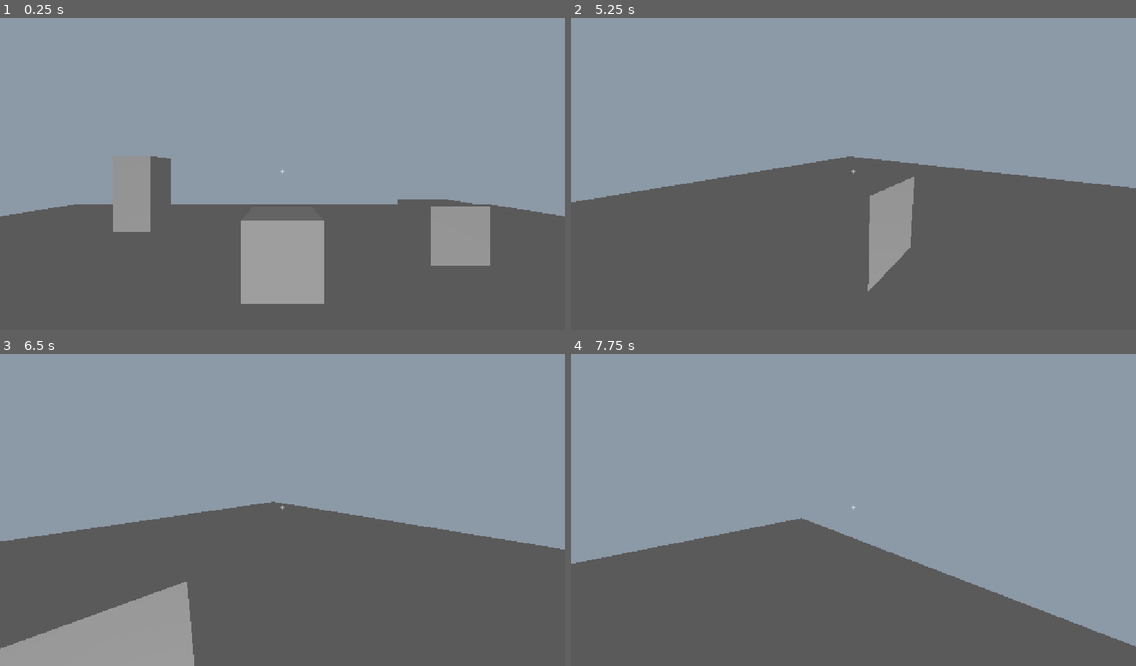
Above: before the commit, frames 1-4 (two rows, left to right).
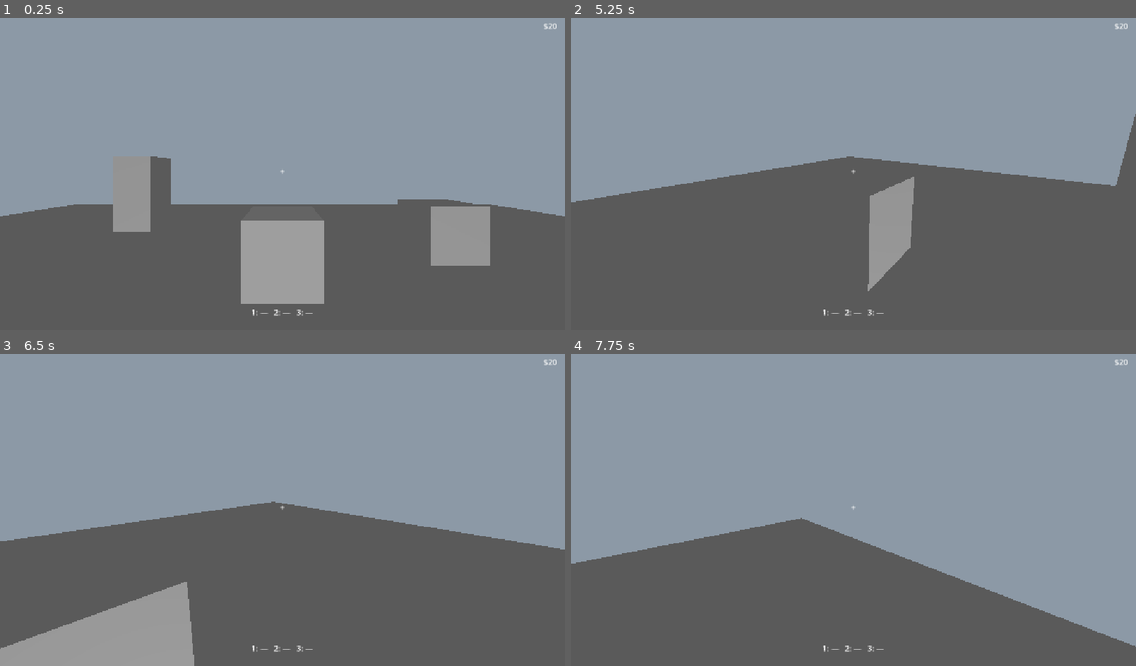
Above: after the commit, the same moments.

Repository: Hykev/game_dev_snacks
Game: Godot game, scene res://scenes/world/test_room.tscn
Two runs of this game, one before a commit and one after it. Both use one fixed random seed, a clock stepped at 60 frames per second and the inputs below.
Inputs (mouse positions are in pixels of both pictures, inside the frame that each line leads up to):
- Up to frame 1 (0.25 s): no input
- Up to frame 2 (5.25 s): tap Enter at 0.5, 5 s; move the mouse to (881, 170) at 0.52 s; hold E (interact) 0.53-1.28 s; hold W (move_forward) 0.53-4.28 s; move the mouse to (825, 174) at 1.27 s; tap E (interact) at 1.35, 2.3, 2.85, 4.55 s; move the mouse to (864, 164) at 2.02 s; hold Shift (sprint) 2.03-2.78 s; move the mouse to (847, 177) at 2.77 s; tap Space at 3.5 s; move the mouse to (893, 174) at 3.52 s; hold E (interact) 3.53-4.28 s; tap Escape (ui_cancel) at 4.15 s; move the mouse to (684, 124) at 4.27 s; hold A (move_left) 4.28-5.03 s; tap Shift (sprint) at 4.35 s; click (684, 124) at 4.42 s; move the mouse to (859, 170) at 5.02 s; hold W (move_forward) from 5.03 s (still down); hold E (interact) from 5.03 s (still down)
- Up to frame 3 (6.5 s): move the mouse to (259, 500) at 5.77 s; release W (move_forward) at 5.78 s; release E (interact) at 5.78 s; hold D (move_right) from 5.78 s (still down); tap E (interact) at 5.85 s
- Up to frame 4 (7.75 s): move the mouse to (881, 506) at 6.52 s; release D (move_right) at 6.53 s; hold Shift (sprint) 6.53-7.28 s; hold W (move_forward) from 6.53 s (still down); tap E (interact) at 6.8, 7.35 s; move the mouse to (825, 510) at 7.27 s

The runs differ from the first frame. In frame 1, less than 0.1% of the frame differs, in the area x 44-99%, y 1-96%; in frame 2, 0.5%, in the area x 44-100%, y 1-96%; in frame 3, less than 0.1%; in frame 4, less than 0.1%.

Commit message:
Paso 4c: máquina expendedora con panel de compra
- VendingMachine: bloque gris con Interactable «Comprar»; anuncia
  vending_machine_opened por EventBus.
- VendingPanel: un botón por snack desde Database; compra vía GameState y
  explica el motivo si falla; se actualiza solo con señales; Esc cierra.
- GameState: stock diario (5) y casillas activas (A1, A2); buy_snack
  devuelve BuyResult.
- Player: con un panel abierto no camina ni mira y suelta el ratón.
- HUD: dinero arriba a la derecha e inventario abajo.

Co-Authored-By: Claude Opus 5.5 <noreply@anthropic.com>

Diff:
--- a/vending-machine-game/autoload/event_bus.gd
+++ b/vending-machine-game/autoload/event_bus.gd
@@ -21,7 +21,21 @@
 @warning_ignore("unused_signal")
 signal inventory_changed()
 
-# --- Interacción ---
+## Cambió el stock de alguna casilla de la máquina (compra o reabastecido).
+@warning_ignore("unused_signal")
+signal machine_stock_changed()
+
+# --- Interacción y UI ---
+
+## El jugador usó la máquina expendedora; el panel de compra se abre.
+@warning_ignore("unused_signal")
+signal vending_machine_opened()
+
+## Se abrió (true) o cerró (false) un panel que necesita el ratón (máquina,
+## y después teléfono, álbum…). El jugador lo usa para dejar de moverse y
+## soltar o capturar el ratón.
+@warning_ignore("unused_signal")
+signal modal_ui_changed(is_open: bool)
 
 ## El jugador empezó a mirar algo usable (prompt_text = "Sentarse", "Dormir"…)
 ## o dejó de mirarlo (prompt_text vacío). El HUD la usa para mostrar u ocultar
--- a/vending-machine-game/autoload/game_state.gd
+++ b/vending-machine-game/autoload/game_state.gd
@@ -14,6 +14,14 @@
 const STARTING_MONEY := 20
 const INVENTORY_SLOTS := 3
 const MAX_STACK := 3
+# Stock por casilla cada día. Lo subirá la mejora «Resurtido Generoso».
+const DAILY_STOCK := 5
+# Casillas activas al empezar (GDD 5.1: solo A1 y A2). Las demás se
+# activarán con la mejora «Licencia de Sabor».
+const STARTING_UNLOCKED_SNACKS: Array[StringName] = [&"lzy", &"drk"]
+
+## Resultado de intentar comprar: la UI lo usa para explicar qué pasó.
+enum BuyResult { OK, UNKNOWN_SNACK, LOCKED, SOLD_OUT, NO_MONEY, NO_ROOM }
 
 ## Efectivo actual. Se lee desde fuera; para cambiarlo, usar las funciones
 ## de abajo (así siempre se valida y se emite la señal).
@@ -28,11 +36,17 @@
 # números, para que SaveManager pueda guardarlo tal cual en JSON.
 var _inventory: Array[Dictionary] = []
 
+# Máquina: qué snacks están activos y cuántos quedan hoy de cada uno.
+var _unlocked_snacks: Array[StringName] = []
+var _machine_stock: Dictionary[StringName, int] = {}
+
 
 func _ready() -> void:
 	_inventory.resize(INVENTORY_SLOTS)
 	for i in INVENTORY_SLOTS:
 		_inventory[i] = {}
+	_unlocked_snacks = STARTING_UNLOCKED_SNACKS.duplicate()
+	restock_machine()
 
 
 # --- Dinero ---
@@ -83,20 +97,46 @@
 	return true
 
 
+# --- Máquina expendedora ---
+
+func is_snack_unlocked(snack_id: StringName) -> bool:
+	return snack_id in _unlocked_snacks
+
+
+func get_stock(snack_id: StringName) -> int:
+	return _machine_stock.get(snack_id, 0)
+
+
+## Rellena todas las casillas activas. Por ahora se llama al iniciar; después
+## lo llamará el flujo de "despertar a las 08:00".
+func restock_machine() -> void:
+	for snack_id in _unlocked_snacks:
+		_machine_stock[snack_id] = DAILY_STOCK
+	EventBus.machine_stock_changed.emit()
+
+
 # --- Operaciones compuestas ---
 
-## Compra un snack: valida dinero Y espacio antes de tocar nada, para que
-## nunca se cobre un snack que no cabe en el inventario.
-func buy_snack(snack_id: StringName) -> bool:
+## Compra un snack: valida TODO antes de tocar nada, para que nunca se cobre
+## un snack agotado o que no cabe en el inventario.
+func buy_snack(snack_id: StringName) -> BuyResult:
 	var snack := Database.get_snack(snack_id)
 	if snack == null:
 		push_error("GameState: snack desconocido '%s'" % snack_id)
-		return false
-	if not can_afford(snack.price) or not has_room_for(snack_id):
-		return false
+		return BuyResult.UNKNOWN_SNACK
+	if not is_snack_unlocked(snack_id):
+		return BuyResult.LOCKED
+	if get_stock(snack_id) <= 0:
+		return BuyResult.SOLD_OUT
+	if not can_afford(snack.price):
+		return BuyResult.NO_MONEY
+	if not has_room_for(snack_id):
+		return BuyResult.NO_ROOM
 	spend_money(snack.price)
 	add_snack(snack_id)
-	return true
+	_machine_stock[snack_id] -= 1
+	EventBus.machine_stock_changed.emit()
+	return BuyResult.OK
 
 
 # Primero busca una pila del mismo snack con lugar; si no hay, el primer
--- a/vending-machine-game/scenes/player/player.gd
+++ b/vending-machine-game/scenes/player/player.gd
@@ -35,6 +35,10 @@
 
 # El Interactable que el jugador está mirando ahora (null si ninguno).
 var _current_interactable: Interactable = null
+# False mientras hay un panel abierto (máquina, después teléfono…): el
+# jugador no camina, no mira y no interactúa. Es el inicio de los "modos"
+# del GDD; cuando haya mesa y baño se volverá un modo con nombre.
+var _controls_enabled := true
 
 
 func _ready() -> void:
@@ -43,9 +47,25 @@
 	# El rayo nace dentro de la cápsula del jugador: lo excluimos para que
 	# nunca se detecte a sí mismo.
 	_interact_ray.add_exception(self)
+	EventBus.modal_ui_changed.connect(_on_modal_ui_changed)
+
+
+## Un panel se abrió o cerró. El ratón se maneja SOLO aquí, en un lugar,
+## para que dos sistemas nunca peleen por capturarlo o soltarlo.
+func _on_modal_ui_changed(is_open: bool) -> void:
+	_controls_enabled = not is_open
+	if is_open:
+		Input.mouse_mode = Input.MOUSE_MODE_VISIBLE
+		# Ocultar «E · Comprar» mientras el panel está abierto.
+		_set_current_interactable(null)
+	else:
+		Input.mouse_mode = Input.MOUSE_MODE_CAPTURED
 
 
 func _unhandled_input(event: InputEvent) -> void:
+	if not _controls_enabled:
+		return
+
 	# Mirar con el ratón: el movimiento del ratón no es una tecla, por eso se
 	# lee como evento. Con control se agregarán acciones para el stick.
 	if event is InputEventMouseMotion and Input.mouse_mode == Input.MOUSE_MODE_CAPTURED:
@@ -77,7 +97,9 @@
 
 	# get_vector combina las 4 acciones en un vector 2D (x = lados,
 	# y = adelante/atrás) y ya maneja la diagonal para no ir más rápido.
-	var input_dir := Input.get_vector("move_left", "move_right", "move_forward", "move_back")
+	var input_dir := Vector2.ZERO
+	if _controls_enabled:
+		input_dir = Input.get_vector("move_left", "move_right", "move_forward", "move_back")
 	# Convertimos ese vector a la orientación actual del jugador: "adelante"
 	# es hacia donde mira el cuerpo, no siempre el mismo eje del mundo.
 	var direction := transform.basis * Vector3(input_dir.x, 0.0, input_dir.y)
@@ -92,7 +114,8 @@
 	velocity.z = move_toward(velocity.z, target_velocity.z, acceleration * delta)
 
 	move_and_slide()
-	_update_interaction_target()
+	if _controls_enabled:
+		_update_interaction_target()
 
 
 ## Revisa qué toca el rayo y, solo si cambió, lo anuncia por EventBus.
@@ -103,7 +126,10 @@
 	if _interact_ray.is_colliding():
 		# Si el rayo toca una pared u otro objeto normal, esto queda en null.
 		target = _interact_ray.get_collider() as Interactable
+	_set_current_interactable(target)
 
+
+func _set_current_interactable(target: Interactable) -> void:
 	if target == _current_interactable:
 		return
 	_current_interactable = target
--- a/vending-machine-game/scenes/ui/hud/hud.gd
+++ b/vending-machine-game/scenes/ui/hud/hud.gd
@@ -1,10 +1,13 @@
 extends CanvasLayer
-## HUD al caminar. Por ahora: punto de mira y texto de interacción.
+## HUD al caminar: punto de mira, texto de interacción, dinero (arriba a la
+## derecha) e inventario (abajo al centro), como en la sección 11 del GDD.
 ##
 ## Nunca pregunta nada en _process: solo reacciona a señales del EventBus,
 ## así no sabe ni le importa quién las emite.
 
 @onready var _prompt_label: Label = %PromptLabel
+@onready var _money_label: Label = %MoneyLabel
+@onready var _inventory_label: Label = %InventoryLabel
 
 # Nombre de la tecla asignada a "interact" (ej. "E"). Se lee del Input Map
 # en vez de escribir "E" fijo, para que respete si el jugador la reasigna.
@@ -15,6 +18,30 @@
 	_interact_key_name = _get_action_key_name("interact")
 	_prompt_label.hide()
 	EventBus.interaction_prompt_changed.connect(_on_interaction_prompt_changed)
+	EventBus.money_changed.connect(_on_money_changed)
+	EventBus.inventory_changed.connect(_on_inventory_changed)
+	# Valores iniciales: leemos una vez al arrancar; después, solo señales.
+	_on_money_changed(GameState.money)
+	_on_inventory_changed()
+
+
+func _on_money_changed(amount: int) -> void:
+	_money_label.text = "$%d" % amount
+
+
+## Arma el texto de la barra: «1: Lazy's ×2   2: —   3: —».
+## Más adelante será una fila de casillas con íconos.
+func _on_inventory_changed() -> void:
+	var parts: PackedStringArray = []
+	var inventory := GameState.get_inventory()
+	for i in inventory.size():
+		var slot := inventory[i]
+		if slot.is_empty():
+			parts.append("%d: —" % (i + 1))
+		else:
+			var snack := Database.get_snack(slot["snack_id"])
+			parts.append("%d: %s ×%d" % [i + 1, snack.display_name, slot["count"]])
+	_inventory_label.text = "   ".join(parts)
 
 
 func _on_interaction_prompt_changed(prompt_text: String) -> void:
--- a/vending-machine-game/scenes/ui/hud/hud.tscn
+++ b/vending-machine-game/scenes/ui/hud/hud.tscn
@@ -39,3 +39,33 @@
 text = "E · Usar"
 horizontal_alignment = 1
 vertical_alignment = 1
+
+[node name="MoneyLabel" type="Label" parent="."]
+unique_name_in_owner = true
+anchors_preset = 1
+anchor_left = 1.0
+anchor_right = 1.0
+offset_left = -236.0
+offset_top = 16.0
+offset_right = -16.0
+offset_bottom = 44.0
+grow_horizontal = 0
+mouse_filter = 2
+text = "$0"
+horizontal_alignment = 2
+
+[node name="InventoryLabel" type="Label" parent="."]
+unique_name_in_owner = true
+anchors_preset = 7
+anchor_left = 0.5
+anchor_top = 1.0
+anchor_right = 0.5
+anchor_bottom = 1.0
+offset_left = -400.0
+offset_top = -48.0
+offset_right = 400.0
+offset_bottom = -16.0
+grow_horizontal = 2
+grow_vertical = 0
+mouse_filter = 2
+horizontal_alignment = 1
--- /dev/null
+++ b/vending-machine-game/scenes/ui/vending/vending_panel.gd
@@ -0,0 +1,96 @@
+extends CanvasLayer
+## Panel de compra de la máquina expendedora.
+##
+## Los botones se crean a partir de Database (uno por snack), así un snack
+## nuevo aparece aquí sin tocar esta escena. Se actualiza solo al recibir
+## señales de dinero, inventario o stock; nunca consulta en _process.
+## Para comprar le PIDE a GameState; nunca cambia el dinero por su cuenta.
+
+@onready var _root: Control = %Root
+@onready var _grid: GridContainer = %SlotGrid
+@onready var _money_label: Label = %MoneyLabel
+@onready var _message_label: Label = %MessageLabel
+@onready var _close_button: Button = %CloseButton
+
+# Botón de cada snack, por id, para actualizarlo sin buscarlo en el árbol.
+var _buttons: Dictionary[StringName, Button] = {}
+
+
+func _ready() -> void:
+	_root.hide()
+	_build_buttons()
+	_close_button.pressed.connect(close)
+	EventBus.vending_machine_opened.connect(open)
+	EventBus.money_changed.connect(_on_state_changed.unbind(1))
+	EventBus.inventory_changed.connect(_on_state_changed)
+	EventBus.machine_stock_changed.connect(_on_state_changed)
+
+
+func open() -> void:
+	_message_label.text = ""
+	_refresh()
+	_root.show()
+	EventBus.modal_ui_changed.emit(true)
+
+
+func close() -> void:
+	_root.hide()
+	EventBus.modal_ui_changed.emit(false)
+
+
+func _unhandled_input(event: InputEvent) -> void:
+	# Esc cierra el panel. Marcamos el evento como usado para que el
+	# jugador no lo reciba también.
+	if _root.visible and event.is_action_pressed("ui_cancel"):
+		close()
+		get_viewport().set_input_as_handled()
+
+
+func _build_buttons() -> void:
+	for snack in Database.get_all_snacks():
+		var button := Button.new()
+		button.custom_minimum_size = Vector2(150, 96)
+		# bind() le pasa el id al callback: cada botón sabe qué snack compra.
+		button.pressed.connect(_on_slot_pressed.bind(snack.id))
+		_grid.add_child(button)
+		_buttons[snack.id] = button
+
+
+func _on_state_changed() -> void:
+	# Si está cerrado no vale la pena redibujar; open() refresca al abrir.
+	if _root.visible:
+		_refresh()
+
+
+func _refresh() -> void:
+	_money_label.text = tr("Dinero: $%d") % GameState.money
+	for snack_id in _buttons:
+		var snack := Database.get_snack(snack_id)
+		var button := _buttons[snack_id]
+		var status: String
+		if not GameState.is_snack_unlocked(snack_id):
+			status = tr("Bloqueado")
+		else:
+			var stock := GameState.get_stock(snack_id)
+			status = tr("Agotado") if stock == 0 else tr("Quedan %d") % stock
+		button.text = "%s · %s\n$%d\n%s" % [snack.slot_code, snack.display_name, snack.price, status]
+		# Solo se deshabilita lo que nunca se puede comprar ahora mismo; si
+		# falta dinero o espacio, el botón sigue activo y explica el motivo.
+		button.disabled = not GameState.is_snack_unlocked(snack_id) or GameState.get_stock(snack_id) == 0
+
+
+func _on_slot_pressed(snack_id: StringName) -> void:
+	var snack := Database.get_snack(snack_id)
+	match GameState.buy_snack(snack_id):
+		GameState.BuyResult.OK:
+			_message_label.text = tr("¡Compraste %s!") % snack.display_name
+		GameState.BuyResult.NO_MONEY:
+			_message_label.text = tr("No te alcanza.")
+		GameState.BuyResult.NO_ROOM:
+			_message_label.text = tr("Tu inventario está lleno.")
+		GameState.BuyResult.SOLD_OUT:
+			_message_label.text = tr("Agotado por hoy.")
+		GameState.BuyResult.LOCKED:
+			_message_label.text = tr("Casilla bloqueada.")
+		_:
+			_message_label.text = tr("Algo salió mal.")
--- /dev/null
+++ b/vending-machine-game/scenes/ui/vending/vending_panel.tscn
@@ -0,0 +1,72 @@
+[gd_scene format=3]
+
+[ext_resource type="Script" path="res://scenes/ui/vending/vending_panel.gd" id="1_panel"]
+
+[node name="VendingPanel" type="CanvasLayer"]
+layer = 2
+script = ExtResource("1_panel")
+
+[node name="Root" type="Control" parent="."]
+unique_name_in_owner = true
+layout_mode = 3
+anchors_preset = 15
+anchor_right = 1.0
+anchor_bottom = 1.0
+grow_horizontal = 2
+grow_vertical = 2
+
+[node name="Dimmer" type="ColorRect" parent="Root"]
+layout_mode = 1
+anchors_preset = 15
+anchor_right = 1.0
+anchor_bottom = 1.0
+grow_horizontal = 2
+grow_vertical = 2
+color = Color(0, 0, 0, 0.5)
+
+[node name="Center" type="CenterContainer" parent="Root"]
+layout_mode = 1
+anchors_preset = 15
+anchor_right = 1.0
+anchor_bottom = 1.0
+grow_horizontal = 2
+grow_vertical = 2
+
+[node name="Panel" type="PanelContainer" parent="Root/Center"]
+layout_mode = 2
+
+[node name="Margin" type="MarginContainer" parent="Root/Center/Panel"]
+layout_mode = 2
+theme_override_constants/margin_left = 24
+theme_override_constants/margin_top = 24
+theme_override_constants/margin_right = 24
+theme_override_constants/margin_bottom = 24
+
+[node name="VBox" type="VBoxContainer" parent="Root/Center/Panel/Margin"]
+layout_mode = 2
+theme_override_constants/separation = 12
+
+[node name="Title" type="Label" parent="Root/Center/Panel/Margin/VBox"]
+layout_mode = 2
+text = "InfiniteVM3000"
+horizontal_alignment = 1
+
+[node name="MoneyLabel" type="Label" parent="Root/Center/Panel/Margin/VBox"]
+unique_name_in_owner = true
+layout_mode = 2
+horizontal_alignment = 1
+
+[node name="SlotGrid" type="GridContainer" parent="Root/Center/Panel/Margin/VBox"]
+unique_name_in_owner = true
+layout_mode = 2
+columns = 4
+
+[node name="MessageLabel" type="Label" parent="Root/Center/Panel/Margin/VBox"]
+unique_name_in_owner = true
+layout_mode = 2
+horizontal_alignment = 1
+
+[node name="CloseButton" type="Button" parent="Root/Center/Panel/Margin/VBox"]
+unique_name_in_owner = true
+layout_mode = 2
+text = "Cerrar (Esc)"
--- /dev/null
+++ b/vending-machine-game/scenes/world/interactables/vending_machine.gd
@@ -0,0 +1,16 @@
+extends StaticBody3D
+## La máquina expendedora en el mundo 3D (por ahora, un bloque gris).
+##
+## No sabe nada del panel de compra ni del dinero: al usarla solo anuncia
+## por EventBus que se abrió, y la UI responde. Así el mundo 3D no depende
+## de la interfaz (señales hacia arriba).
+
+@onready var _interactable: Interactable = $Interactable
+
+
+func _ready() -> void:
+	_interactable.interacted.connect(_on_interacted)
+
+
+func _on_interacted(_by: Node) -> void:
+	EventBus.vending_machine_opened.emit()
--- /dev/null
+++ b/vending-machine-game/scenes/world/interactables/vending_machine.tscn
@@ -0,0 +1,29 @@
+[gd_scene format=3]
+
+[ext_resource type="Script" path="res://scenes/world/interactables/vending_machine.gd" id="1_machine"]
+[ext_resource type="Script" path="res://scenes/world/interactables/interactable.gd" id="2_interactable"]
+
+[sub_resource type="BoxMesh" id="BoxMesh_machine"]
+size = Vector3(1, 2, 0.8)
+
+[sub_resource type="BoxShape3D" id="BoxShape3D_machine"]
+size = Vector3(1, 2, 0.8)
+
+[sub_resource type="BoxShape3D" id="BoxShape3D_interact"]
+size = Vector3(1.1, 2.1, 0.9)
+
+[node name="VendingMachine" type="StaticBody3D"]
+script = ExtResource("1_machine")
+
+[node name="MeshInstance3D" type="MeshInstance3D" parent="."]
+mesh = SubResource("BoxMesh_machine")
+
+[node name="CollisionShape3D" type="CollisionShape3D" parent="."]
+shape = SubResource("BoxShape3D_machine")
+
+[node name="Interactable" type="Area3D" parent="."]
+script = ExtResource("2_interactable")
+prompt_text = "Comprar"
+
+[node name="CollisionShape3D" type="CollisionShape3D" parent="Interactable"]
+shape = SubResource("BoxShape3D_interact")
--- a/vending-machine-game/scenes/world/test_room.tscn
+++ b/vending-machine-game/scenes/world/test_room.tscn
@@ -4,6 +4,8 @@
 [ext_resource type="PackedScene" path="res://scenes/ui/hud/hud.tscn" id="2_hud"]
 [ext_resource type="Script" path="res://scenes/world/interactables/debug_interact_cube.gd" id="3_debug_cube"]
 [ext_resource type="Script" path="res://scenes/world/interactables/interactable.gd" id="4_interactable"]
+[ext_resource type="PackedScene" path="res://scenes/world/interactables/vending_machine.tscn" id="5_machine"]
+[ext_resource type="PackedScene" path="res://scenes/ui/vending/vending_panel.tscn" id="6_vending_panel"]
 
 [sub_resource type="Environment" id="Environment_room"]
 background_mode = 1
@@ -79,4 +81,9 @@
 
 [node name="Player" parent="." instance=ExtResource("1_player")]
 
+[node name="VendingMachine" parent="." instance=ExtResource("5_machine")]
+transform = Transform3D(1, 0, 0, 0, 1, 0, 0, 0, 1, 5, 1, -1)
+
 [node name="HUD" parent="." instance=ExtResource("2_hud")]
+
+[node name="VendingPanel" parent="." instance=ExtResource("6_vending_panel")]
Not shown, added: vending-machine-game/scenes/ui/vending/vending_panel.gd.uid
Not shown, added: vending-machine-game/scenes/world/interactables/vending_machine.gd.uid
